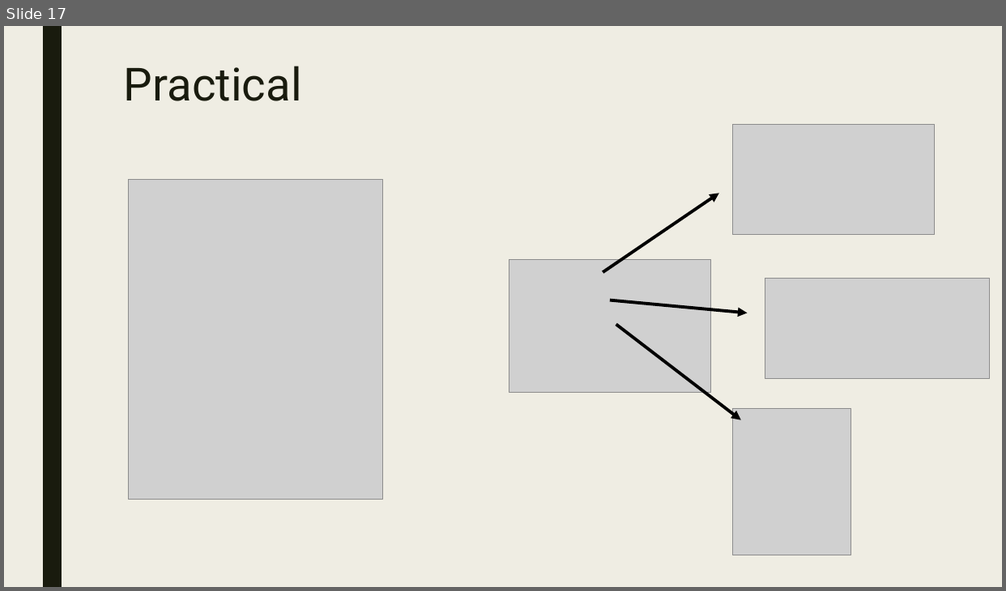
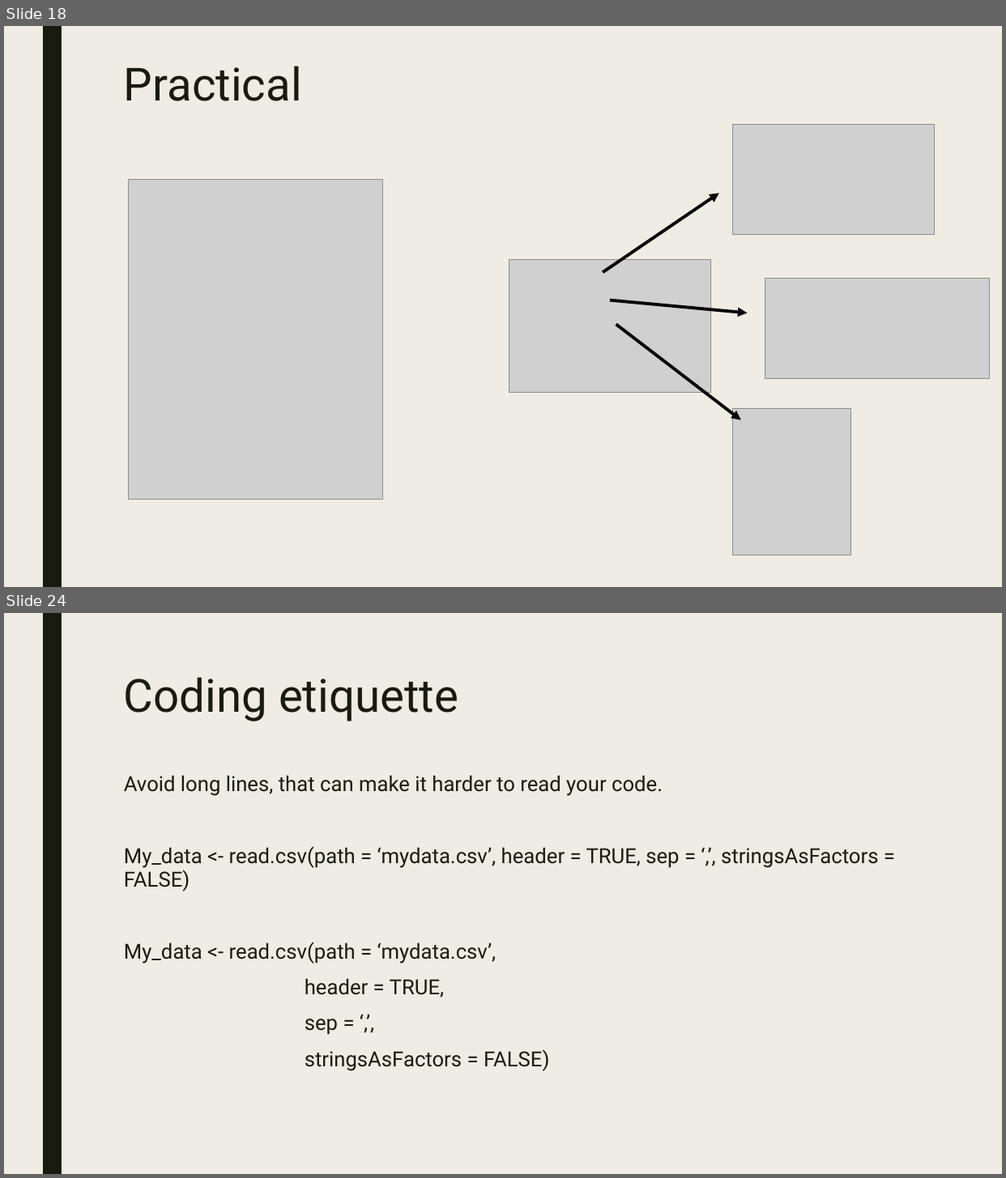
Before and after one commit to AugustT/reproducibility_masterclass, a slide deck: A Masterclass in Reproducibility.odp. Shown one above the other, each under a label of ours: slide 17 before the commit, slides 18 and 24 after it; the slides between them are not shown. The pictures are 1006x591 and 1006x1178 pixels, drawn with LibreOffice and Linux fonts; fonts in the diff are those of the drawing; grey boxes stand for pictures. Boxes give left, top, right and bottom in pixels: in the first picture for what was removed or moved away, otherwise in the second. Text is boxed around its words. In the diff, an @@ line names an element or a change of style, - is before the commit and + after.

Commit message:
Update presentation Add coding etiquette practical

```diff
--- a/A Masterclass in Reproducibility.odp
+++ b/A Masterclass in Reproducibility.odp
@@ slide 24 added at [4,613,1002,1174], background #EFEDE3; not listed: 1 template element that a slide beside it also shows @@
@@ title added at [124,677,458,722], 44 pt, text #191B0E @@
+Coding etiquette
@@ text added at [124,775,878,1071], 20 pt, text #191B0E @@
+Avoid long lines, that can make it harder to read your code.
+My_data <- read.csv(path = ‘mydata.csv’, header = TRUE, sep = ‘,’, stringsAsFactors = FALSE)
+My_data <- read.csv(path = ‘mydata.csv’,
+header = TRUE,
+sep = ‘,’,
+stringsAsFactors = FALSE)
@@ what was slide 17 is now slide 18 @@
```
Also in this commit, not shown: 1 slide changed, 10 other slides added, 4 other files.
